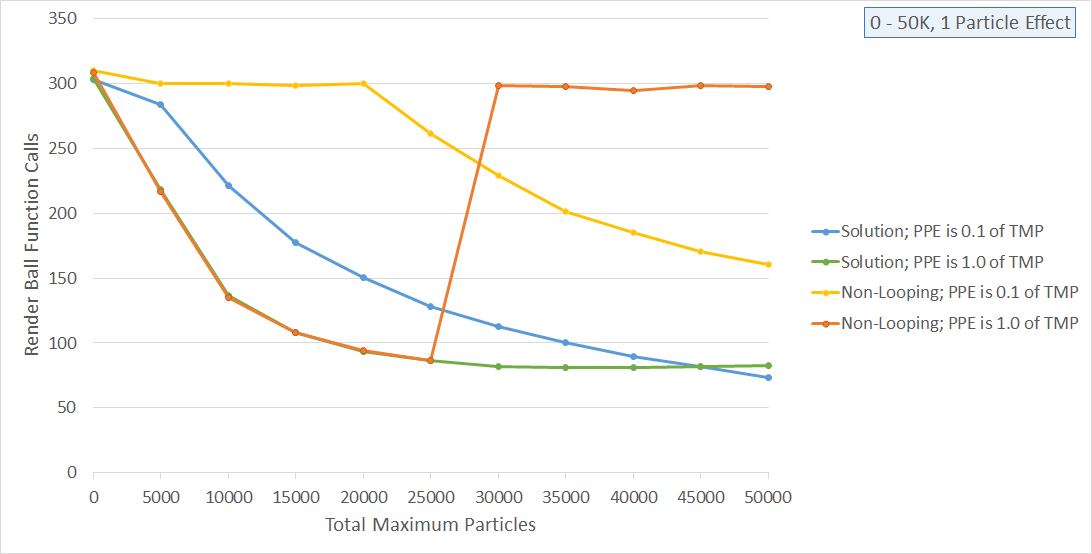
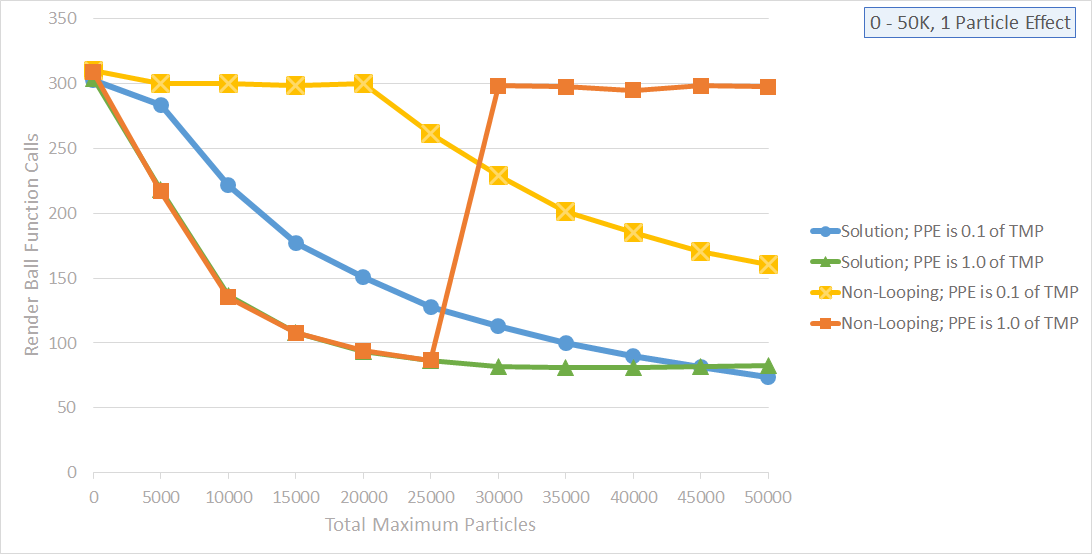
Layered file, before and after one edit (1092×554). Changes by layer:
added layer "Layer 2" above "Layer 1" over box(23, 12, 1079, 531)
